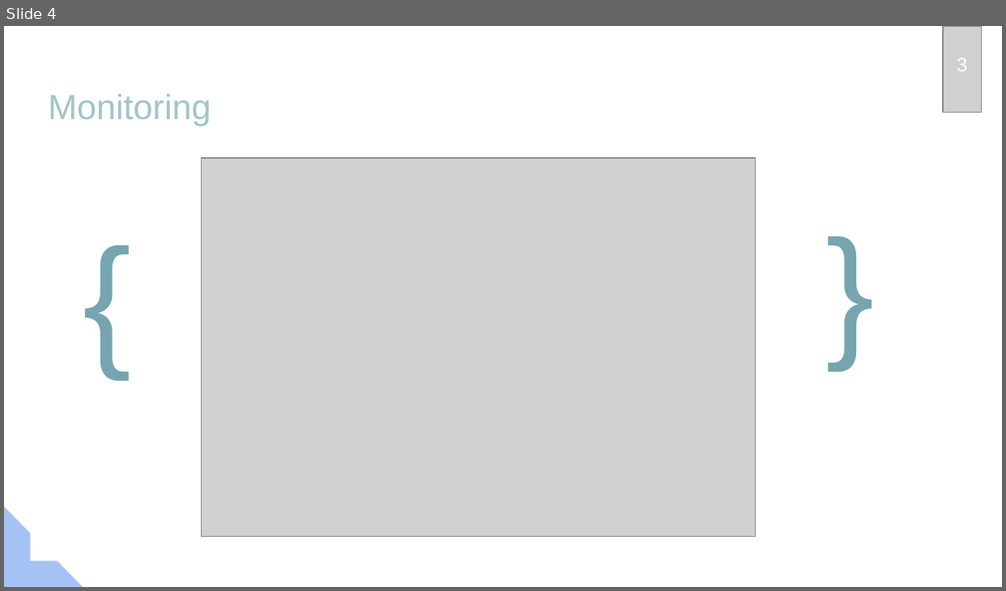
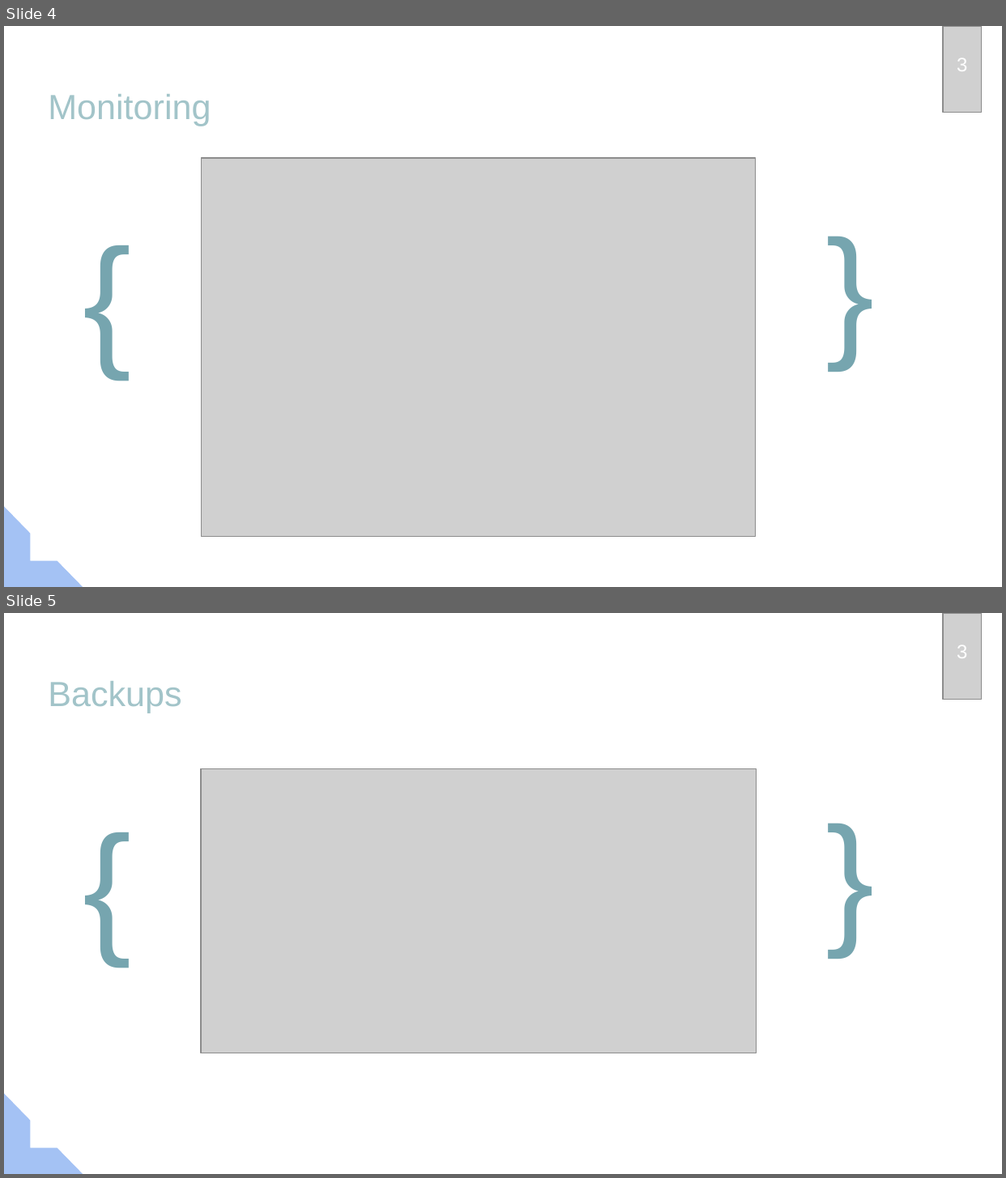
Before and after one commit to bonildav/TopTal-project, a slide deck: Toptal.pptx. Shown one above the other, each under a label of ours: slide 4 before the commit, slides 4 and 5 after it. The pictures are 1006x591 and 1006x1178 pixels, drawn with LibreOffice and Linux fonts; fonts in the diff are those of the drawing; grey boxes stand for pictures. Boxes give left, top, right and bottom in pixels: in the first picture for what was removed or moved away, otherwise in the second. Text is boxed around its words. In the diff, an @@ line names an element or a change of style, - is before the commit and + after.

Commit message:
terraform: format and presentation update
Following a good practice formatting the documents using "terraform fmt -recursive".
Updated location atribute from gke switching to a variable instead using region.
Updated presentation adding backup diagram.

```diff
--- a/Toptal.pptx
+++ b/Toptal.pptx
@@ slide 5 added at <box>4,613,1002,1174</box>, background #FFFFFF @@
@@ picture added at <box>943,613,981,700</box> @@
@@ text added at <box>957,645,967,658</box>, 14 pt, text #FFFFFF @@
+3
@@ title added at <box>48,681,181,713</box>, 25.2 pt, text #A2C4C9 @@
+Backups
@@ text added at <box>73,782,185,979</box>, 105 pt, text #76A5AF @@
+{
@@ picture added at <box>201,769,756,1054</box> @@
@@ text added at <box>773,812,884,1009</box>, 105 pt, text #76A5AF @@
+{
@@ half frame added at <box>4,1094,83,1174</box>, fill #A4C2F4 @@
```
Also in this commit, not shown: 6 other files.
